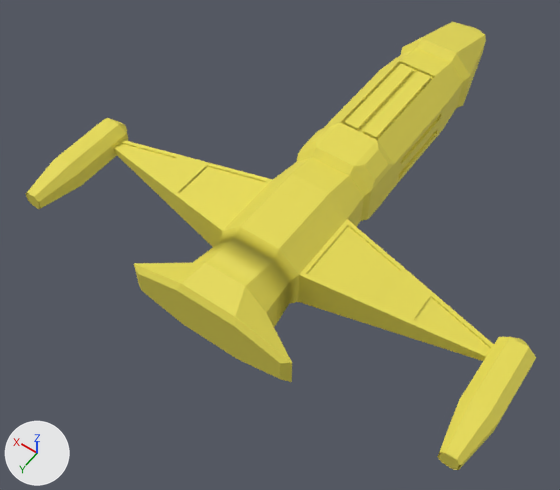
The OBJ model android/assets/models/planes/rocket/rocket.obj: old version first, new version second.
One viewpoint serves both versions: a camera (50 mm lens) standing at (-0.368, 0.642, 0.809) and looking at (0.037, 0.075, -0.082). Every picture has the same lights, and +X, +Y and +Z are marked at lower left. Where no turn or scale is listed for an object, it has been applied to the vertices. Vertices at the same position are counted once.

In view in the first picture: 'Cube_Cube.001'.
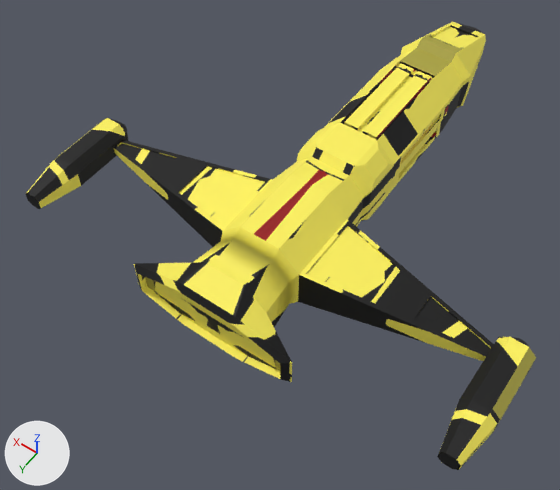
What differs and where, as boxes (x1, y1, x2, y2) in the pictures (560 x 490 px):
'Cube_Cube.001', surface changed, reshaped
    both: (26, 22, 536, 470)
part 1 of me_cube_cube_001, built on
    both: (422, 22, 485, 53)
part 2 of me_cube_cube_001, built on
    both: (138, 274, 280, 379)
part 3 of me_cube_cube_001, surface changed
    both: (26, 22, 536, 470)

The change, as a diff of the scene's bpy script:
```diff
--- a/android/assets/models/planes/rocket/rocket.obj.py
+++ b/android/assets/models/planes/rocket/rocket.obj.py
@@ img_tex_png @@
+img_tex_png = load_image('tex.png', 'tex.png', 1024, 1024, 'sRGB')
@@ mat_material @@
 mat_material = principled_material('Material')
-mat_material.base_color = (0.8, 0.708, 0.0853)  # yellow #e7db52
+mat_material.texture = img_tex_png
 mat_material.roughness = 0.69
@@ me_cube_cube_001 @@
 # used by ob_cube_cube_001; location = (0.0, 0.0, 0.0)
-me_cube_cube_001.from_pydata(...)  # 530 vertices, 504 faces; spans x -0.346..0.346, y -0.441..0.28, z -0.06..0.06
+me_cube_cube_001.from_pydata(...)  # 566 vertices, 540 faces; spans x -0.346..0.346, y -0.441..0.28, z -0.06..0.06
+# me_cube_cube_001 part 1
+# 4 faces are deleted
+# 8 vertices are added at x -0.025, y -0.389..-0.307, z -0.054..0.054
+# 8 new vertices lie (0.025, 0.0, 0.0) away from vertices in x -0.025, y -0.389..-0.307, z -0.054..0.054
+# 8 new vertices lie (0.025, 0.0, 0.0) away from vertices in x 0.0, y -0.389..-0.307, z -0.054..0.054
+# 28 new faces join them
+# me_cube_cube_001 part 2
+# 1 vertex is removed from x 0.0, y 0.28, z 0.0
+# 4 faces are deleted
+# 1 vertex is added at (0.0, 0.27, 0.0)
+# 12 new vertices lie (0.0, -0.01, 0.0) away from vertices in x -0.11..0.11, y 0.28, z -0.038..0.038
+# 16 new faces join them
+# me_cube_cube_001 part 3: 480 kept faces spanning x -0.346..0.346, y -0.441..0.28, z -0.06..0.06 get new texture (UV) coordinates
 me_cube_cube_001.materials.append(mat_material)
```
